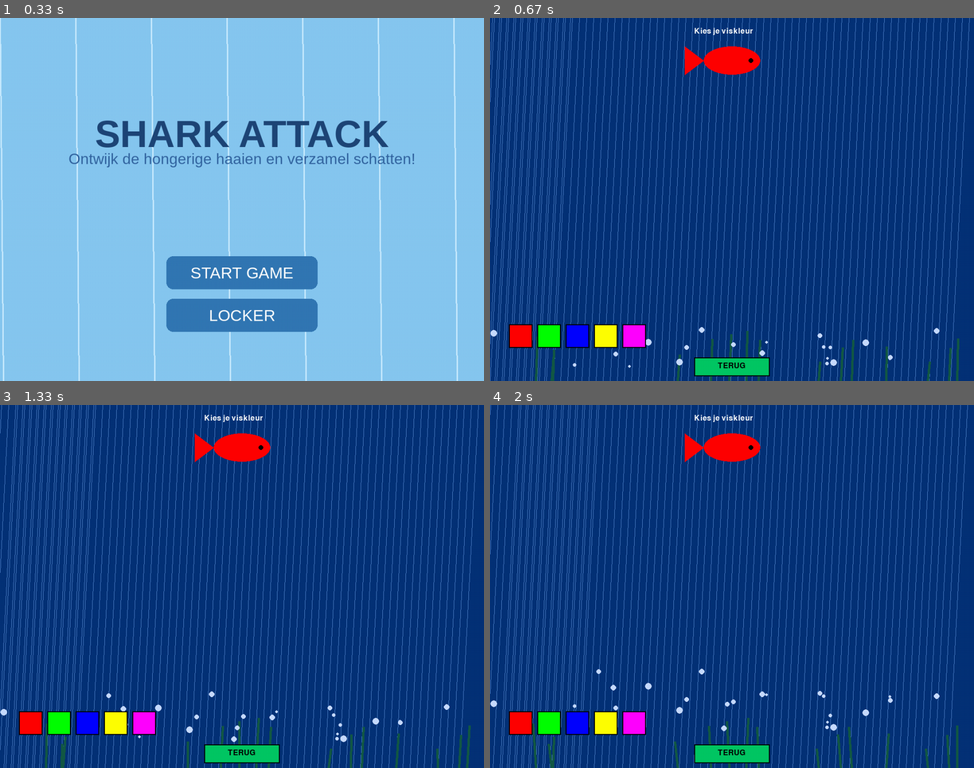
Above: before the commit, frames 1-4 (two rows, left to right).
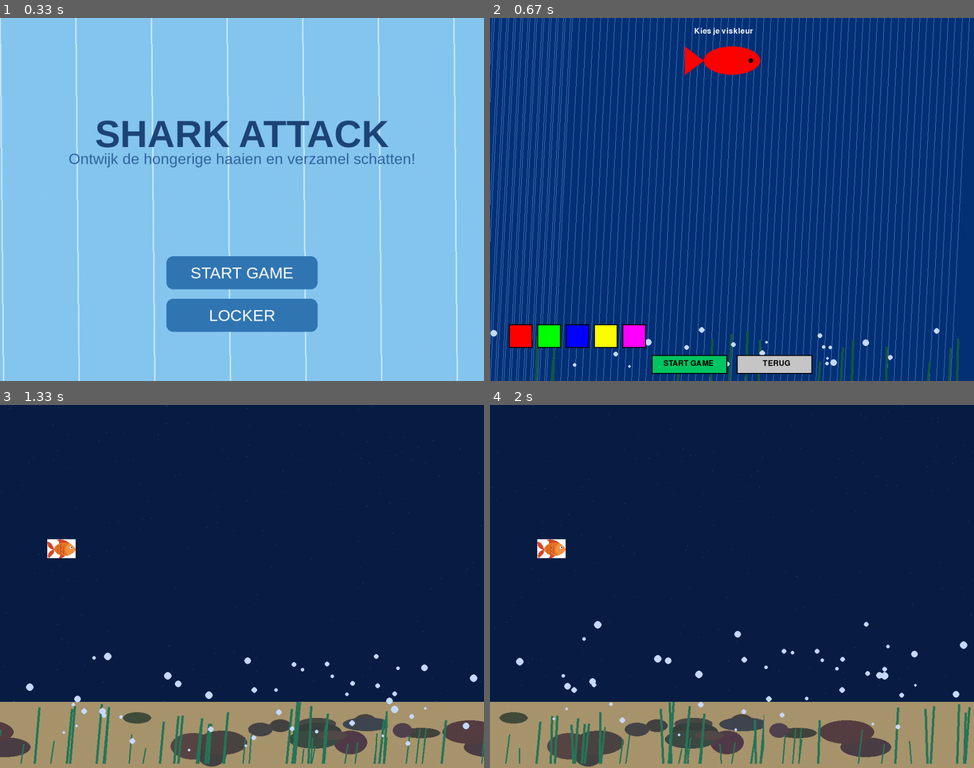
Above: after the commit, the same moments.

Repository: UCLL-introproject-2526/projectweek-46-alibi
Game: pygame game, started from main.py
Same seed, same stepped clock (60 frames per second), same inputs: the game is played once before the commit and once after it.
Inputs (mouse positions are in pixels of both pictures, inside the frame that each line leads up to):
- Up to frame 1 (0.33 s): no input
- Up to frame 2 (0.67 s): click "LOCKER" at 0.38 s
- Up to frame 3 (1.33 s): click (198, 749) at 0.72 s, where only the run after the commit has a clickable "START GAME"; hold Up from 1 s (still down)
- Up to frame 4 (2 s): release Up at 1.47 s; hold Down 1.5-1.8 s; hold Up from 1.83 s (still down)

Frame 1 is identical in both runs. In frame 2, 1.7% of the frame differs, in the area x 33-67%, y 92-99%; in frame 3, 100%; in frame 4, 100%, in the area x 0-100%, y 0-100%.

Commit message:
lock en main

Diff:
--- a/locker.py
+++ b/locker.py
@@ -22,7 +22,8 @@
     START_X = 40
     Y = HEIGHT - 120
 
-    play_button = pygame.Rect(WIDTH//2 - 80, HEIGHT - 50, 160, 40)
+    start_button = pygame.Rect(WIDTH//2 - 170, HEIGHT - 55, 160, 40)
+    back_button  = pygame.Rect(WIDTH//2 + 10,  HEIGHT - 55, 160, 40)
 
     # Bubbels
     bubbles = [{
@@ -52,7 +53,7 @@
 
         for event in pygame.event.get():
             if event.type == pygame.QUIT:
-                return None
+                return ("back", selected_color)
 
             if event.type == pygame.MOUSEBUTTONUP:
                 mx, my = event.pos
@@ -68,9 +69,13 @@
                     if rect.collidepoint(mx, my):
                         selected_color = color
 
-                # terug naar homescreen
-                if play_button.collidepoint(mx, my):
-                    return selected_color
+                # START GAME
+                if start_button.collidepoint(mx, my):
+                    return ("start", selected_color)
+
+                # TERUG
+                if back_button.collidepoint(mx, my):
+                    return ("back", selected_color)
 
         # ---------------- TEKENEN ----------------
         screen.fill((5, 50, 120))
@@ -118,11 +123,17 @@
             pygame.draw.rect(screen, color, rect)
             pygame.draw.rect(screen, (0, 0, 0), rect, 2)
 
-        # Speelknop
-        pygame.draw.rect(screen, (0, 200, 100), play_button)
-        pygame.draw.rect(screen, (0, 0, 0), play_button, 2)
+        # Knoppen
+        pygame.draw.rect(screen, (0, 200, 100), start_button)
+        pygame.draw.rect(screen, (0, 0, 0), start_button, 2)
+        screen.blit(font.render("START GAME", True, (0, 0, 0)),
+                    (start_button.x + 25, start_button.y + 10))
+
+        pygame.draw.rect(screen, (200, 200, 200), back_button)
+        pygame.draw.rect(screen, (0, 0, 0), back_button, 2)
         screen.blit(font.render("TERUG", True, (0, 0, 0)),
-                    (play_button.x + 50, play_button.y + 10))
+                    (back_button.x + 55, back_button.y + 10))
+
         screen.blit(font.render("Kies je viskleur", True, (255, 255, 255)),
                     (WIDTH//2 - 80, 20))
 
--- a/main.py
+++ b/main.py
@@ -6,35 +6,53 @@
 
 WIDTH, HEIGHT = 1024, 768
 
+
 def main():
     pygame.init()
     screen = pygame.display.set_mode((WIDTH, HEIGHT))
-    pygame.display.set_caption("Deep Sea")
+    pygame.display.set_caption("Shark Attack")
 
     state = "home"
     running = True
 
+    # (optioneel) spelerdata
+    player_color = None
+
     while running:
 
+        # ================= HOMESCREEN =================
         if state == "home":
             action = show_home_screen(screen)
 
             if action == "start":
                 state = "game"
+
             elif action == "locker":
                 state = "locker"
+
             elif action == "quit":
                 running = False
 
+        # ================= LOCKER =================
         elif state == "locker":
-            # ⬅️ LOCKER KRIJGT NU ECHT CONTROLE
-            show_locker(screen)
-            state = "home"
+            result = show_locker(screen)
 
+            # locker geeft nu (actie, kleur) terug
+            if result is not None:
+                action, player_color = result
+
+                if action == "start":
+                    state = "game"
+                else:  # "back"
+                    state = "home"
+            else:
+                state = "home"
+
+        # ================= GAME =================
         elif state == "game":
-            # ⬅️ SHARKS GAME
             result = run_game(screen)
 
+            # game klaar → terug naar menu
             if result == "quit":
                 running = False
             else:
